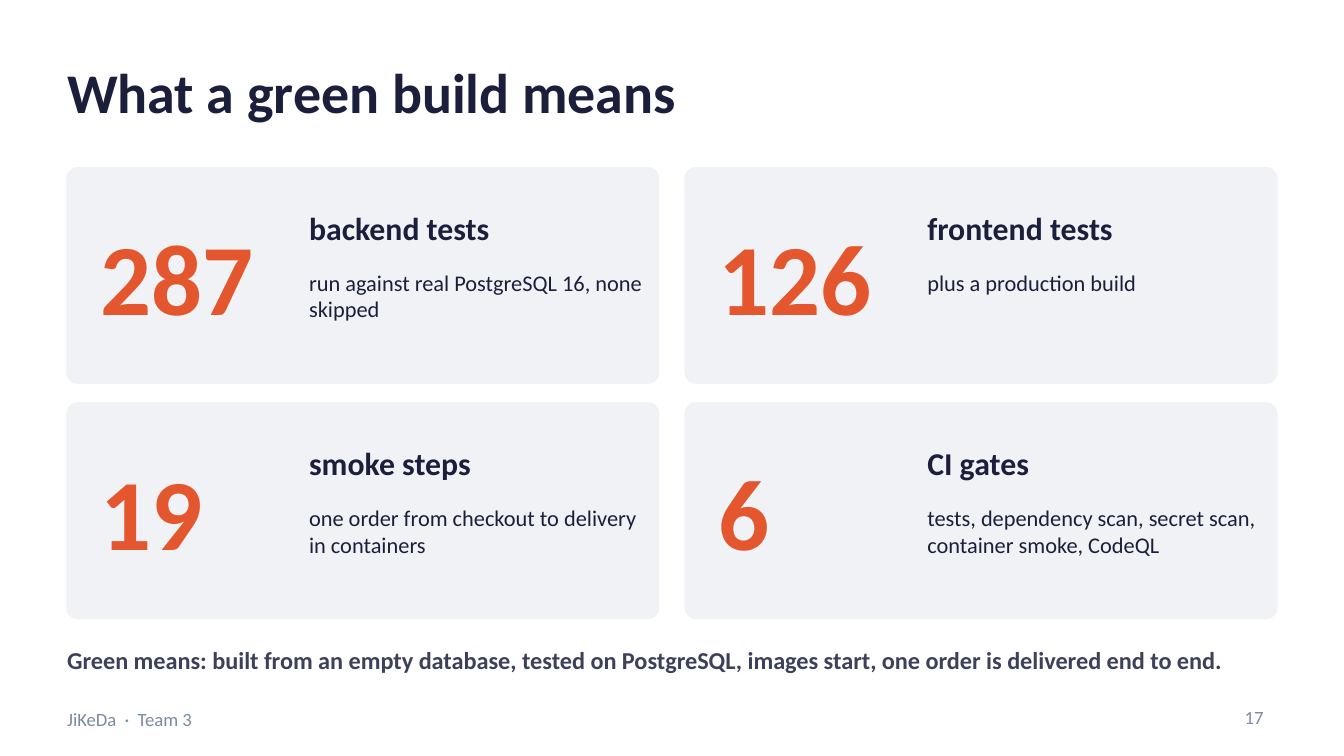
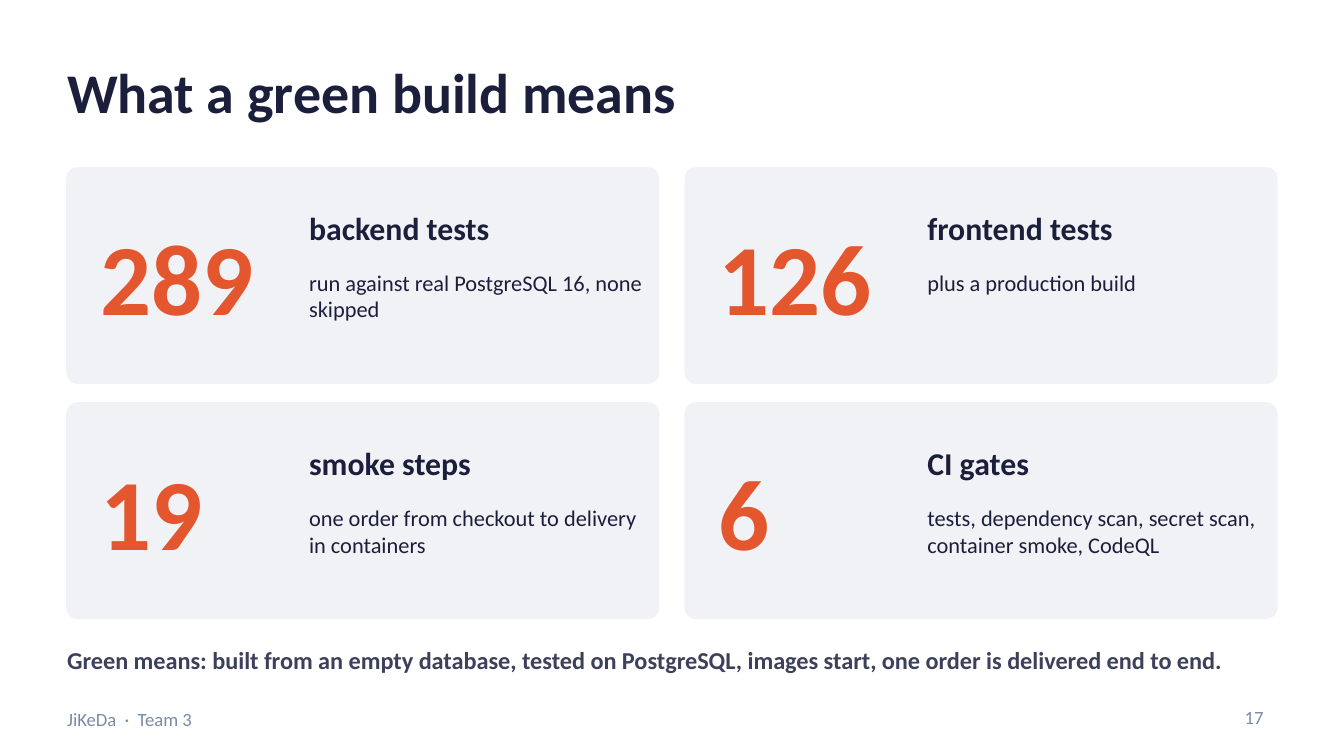
Before and after one commit to Friedriceee/5001, a slide deck: slide 17 of docs/presentation/JiKeDa_Team3_Presentation.pptx. Drawn at 1344x756 pixels with LibreOffice and Linux fonts; fonts in the diff are those of the drawing. Boxes give left, top, right and bottom in pixels: in the first picture for what was removed or moved away, otherwise in the second. Text is boxed around its words. In the diff, an @@ line names an element or a change of style, - is before the commit and + after.

```diff
--- a/docs/presentation/JiKeDa_Team3_Presentation.pptx
+++ b/docs/presentation/JiKeDa_Team3_Presentation.pptx
@@ text at (x1=101, y1=245, x2=254, y2=316): text changed @@
-287
+289
```
Also in this commit, not shown: 8 other slides changed, 1 slide added, 2 other files.
